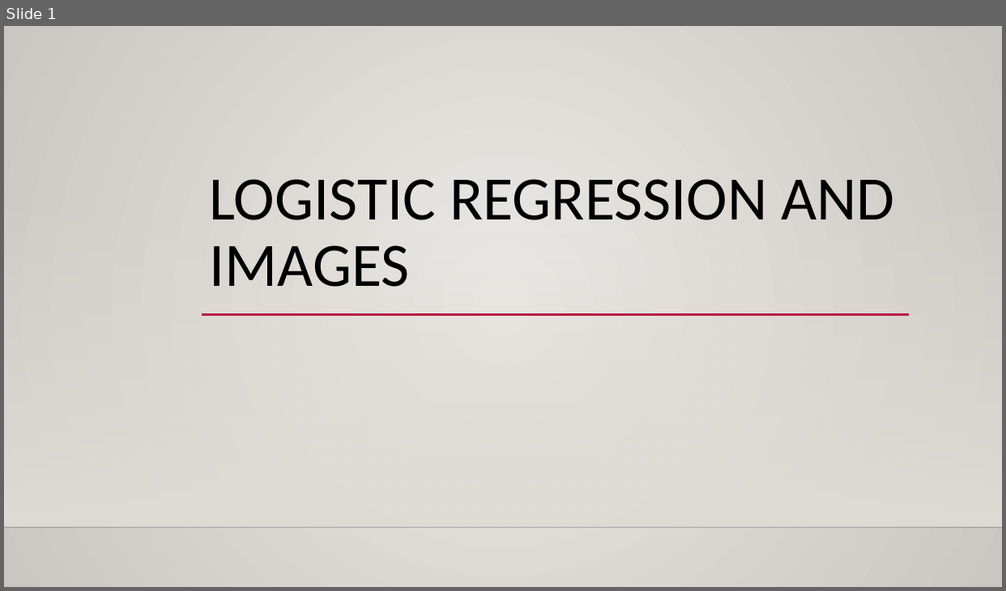
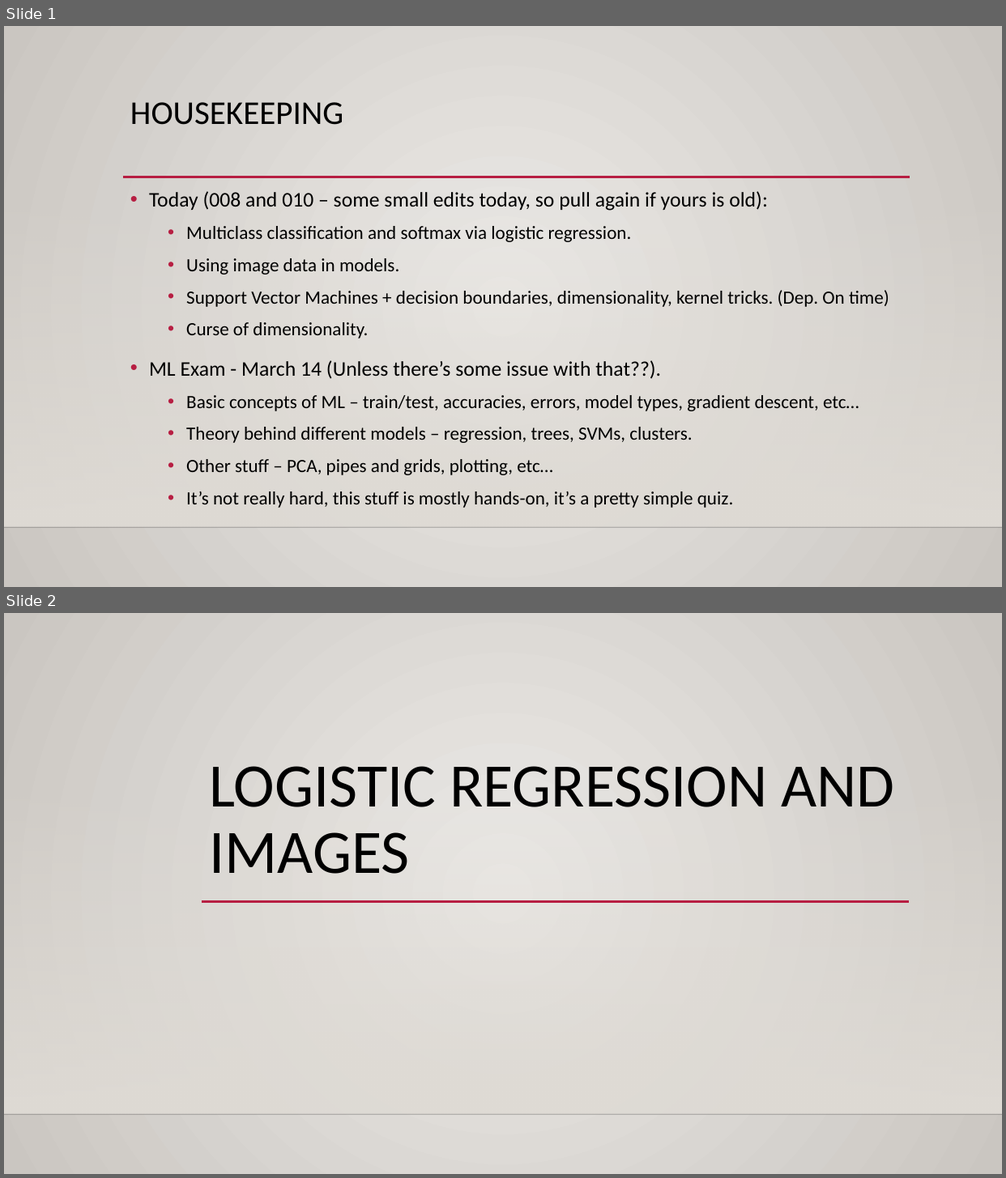
Before and after one commit to calvint13/Intro_to_Machine_Learning_Student_Workbooks, a slide deck: reference_content/Slides/Log_Reg_Images.pptx. Shown one above the other, each under a label of ours: slide 1 before the commit, slides 1 and 2 after it. The pictures are 1006x591 and 1006x1178 pixels, drawn with LibreOffice and Linux fonts; fonts in the diff are those of the drawing; background and template pictures are left out. Boxes give left, top, right and bottom in pixels: in the first picture for what was removed or moved away, otherwise in the second. Text is boxed around its words. In the diff, an @@ line names an element or a change of style, - is before the commit and + after.

Commit message:
update

```diff
--- a/reference_content/Slides/Log_Reg_Images.pptx
+++ b/reference_content/Slides/Log_Reg_Images.pptx
@@ slide 1 added at (4,26,1002,587), background gradient #ECEAE7 to #CAC7C1; not listed: 2 template elements that a slide beside it also shows @@
@@ title added at (130,102,343,125), 32 pt, text #000000 @@
+HOUSEKEEPING
@@ line added from (123, 177) to (910, 177), #B71E42 2.5 pt @@
@@ text added at (149,191,889,508), 18 pt, text #000000 @@
+• Today (008 and 010 – some small edits today, so pull again if yours is old):
+  • Multiclass classification and softmax via logistic regression.
+  • Using image data in models.
+  • Support Vector Machines + decision boundaries, dimensionality, kernel tricks. (Dep. On time)
+  • Curse of dimensionality.
+• ML Exam - March 14 (Unless there’s some issue with that??).
+  • Basic concepts of ML – train/test, accuracies, errors, model types, gradient descent, etc…
+  • Theory behind different models – regression, trees, SVMs, clusters.
+  • Other stuff – PCA, pipes and grids, plotting, etc…
+  • It’s not really hard, this stuff is mostly hands-on, it’s a pretty simple quiz.
@@ what was slide 1 is now slide 2 @@
```
